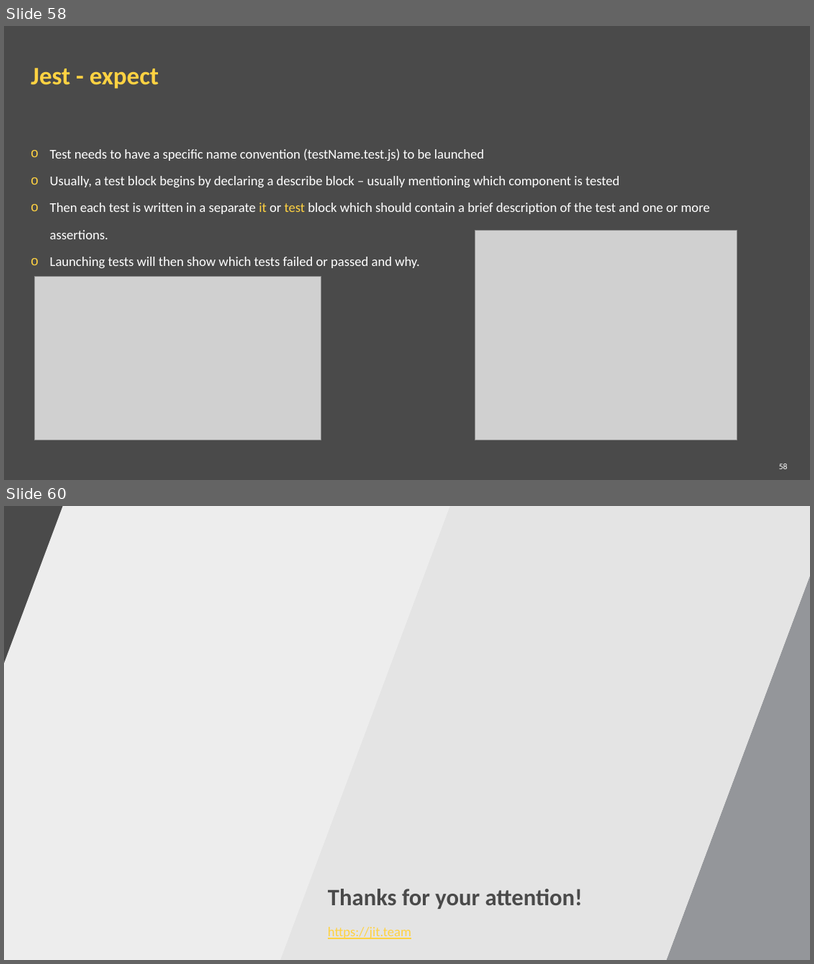
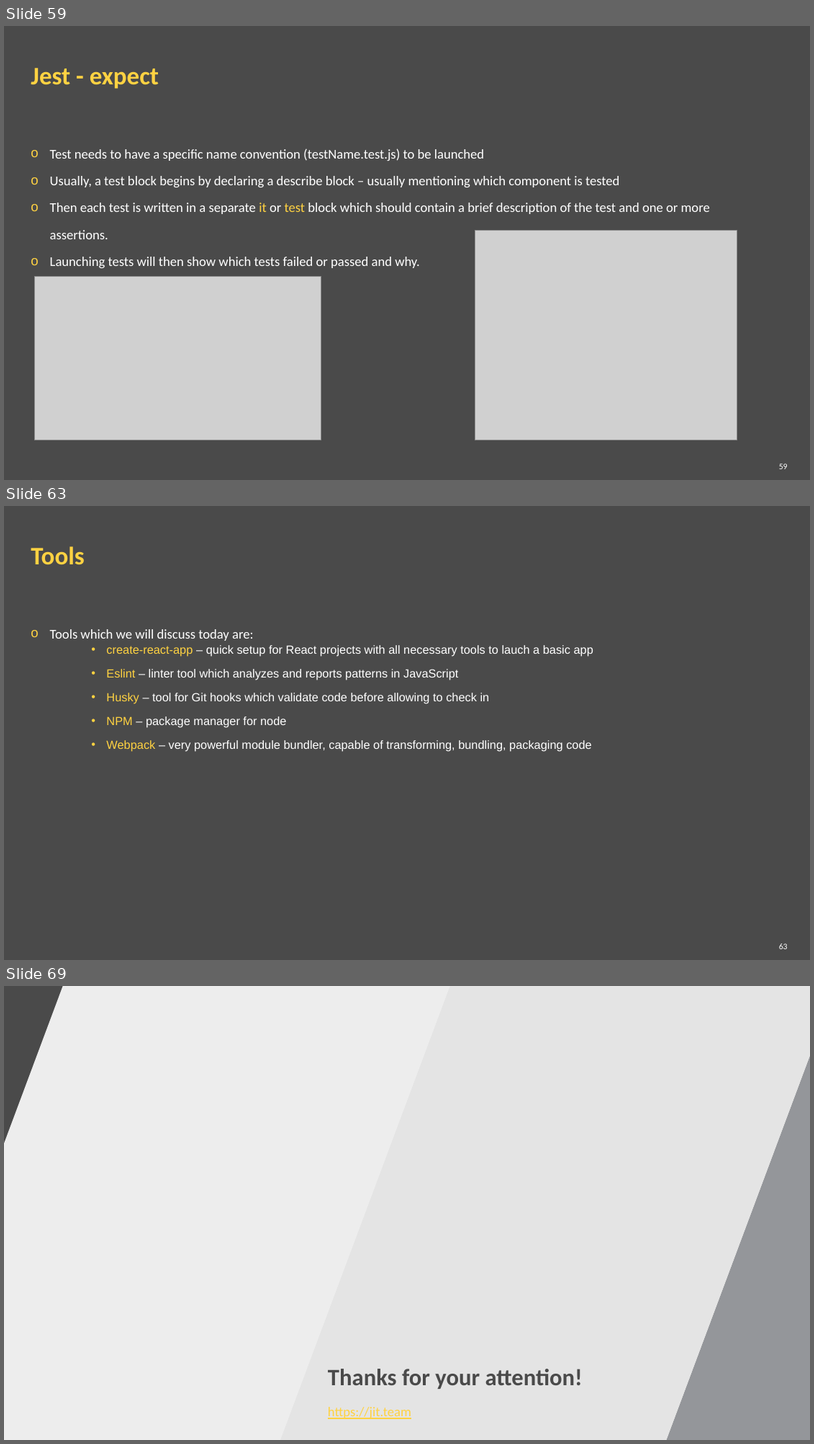
Before and after one commit to ppuzio/react-course-examples, a slide deck: React BEST course.pptx. Shown one above the other, each under a label of ours: slides 58 and 60 before the commit, slides 59, 63 and 69 after it; the slides between them are not shown. The pictures are 814x964 and 814x1444 pixels, drawn with LibreOffice and Linux fonts; fonts in the diff are those of the drawing; grey boxes stand for pictures; background and template pictures are left out. Boxes give left, top, right and bottom in pixels: in the first picture for what was removed or moved away, otherwise in the second. Text is boxed around its words. In the diff, an @@ line names an element or a change of style, - is before the commit and + after.

```diff
--- a/React BEST course.pptx
+++ b/React BEST course.pptx
@@ slide 63 added at (4,506,810,960), background #4A4A4A @@
@@ title added at (31,546,84,565), 30 pt, text #FFD242, bold @@
+Tools
@@ text added at (50,629,594,751), 14 pt, text #FFFFFF @@
+o Tools which we will discuss today are:
+    • create-react-app – quick setup for React projects with all necessary tools to lauch a basic app
+    • Eslint – linter tool which analyzes and reports patterns in JavaScript
+    • Husky – tool for Git hooks which validate code before allowing to check in
+    • NPM – package manager for node
+    • Webpack – very powerful module bundler, capable of transforming, bundling, packaging code
@@ page number added at (779,943,788,949), 10 pt, text #FFFFFF @@
+63
@@ what was slide 58 is now slide 59 @@
@@ page number at (779,463,788,469): text changed @@
-58
+59
@@ what was slide 60 is now slide 69 @@
```
Also in this commit, not shown: 1 slide changed, 8 other slides added, 5 other files.
